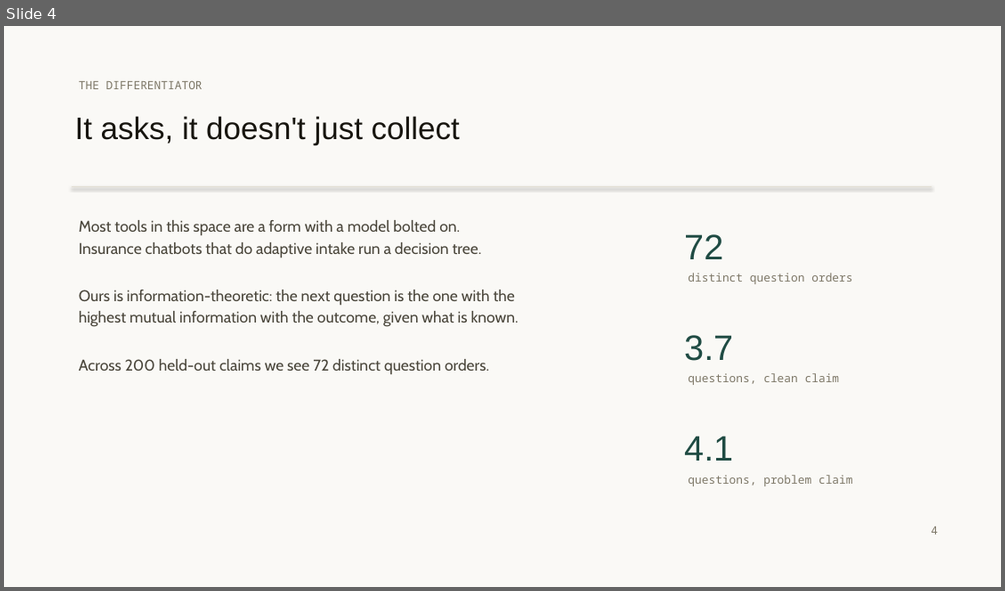
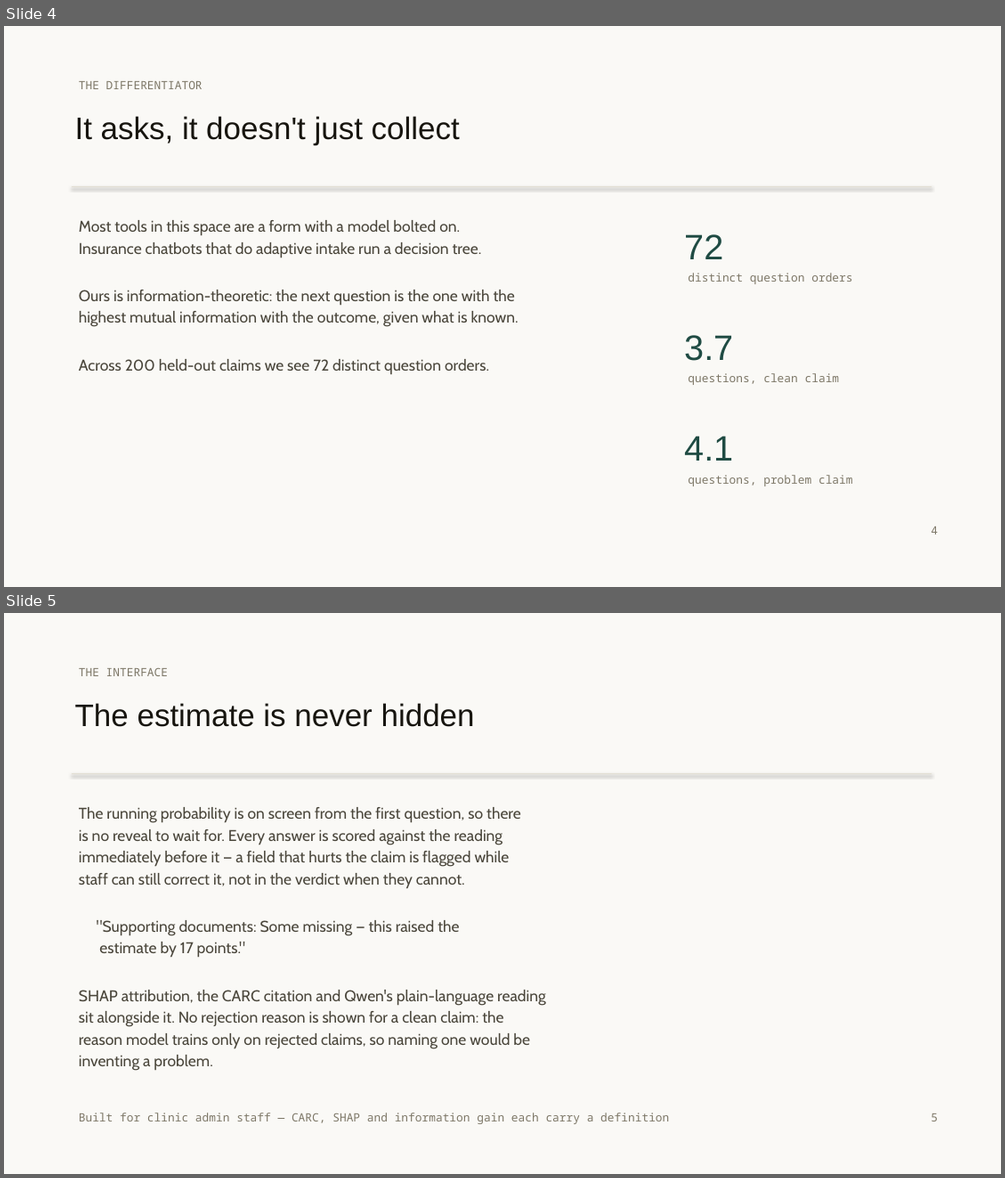
Before and after one commit to mirza-ahsan/tasdeeq-e-bima, a slide deck: docs/deck.pptx. Shown one above the other, each under a label of ours: slide 4 before the commit, slides 4 and 5 after it. The pictures are 1005x591 and 1005x1178 pixels, drawn with LibreOffice and Linux fonts; fonts in the diff are those of the drawing. Boxes give left, top, right and bottom in pixels: in the first picture for what was removed or moved away, otherwise in the second. Text is boxed around its words. In the diff, an @@ line names an element or a change of style, - is before the commit and + after.

Commit message:
Correct the deployment claim and add an interface slide
The description and the deck both said the system is "deployed on Alibaba
Cloud ECS". It is not, and was never going to be before the deadline — both
services are containerised and deployment.md is a tested runbook, which is
what they now say. A judge asking for the live URL should not find the
submission overstating itself.

The deck had eight slides and none of them showed what the thing does. Adds
one on the interface: the estimate visible from the first question, answers
scored against the reading before them, and no reason code invented for a
clean claim.

```diff
--- a/docs/deck.pptx
+++ b/docs/deck.pptx
@@ slide 5 added at [4,613,1001,1174], background #FAF9F6 @@
@@ text added at [79,668,168,676], 11 pt, text #7D7767 @@
+THE INTERFACE
@@ text added at [75,703,475,727], 30 pt, text #17150F @@
+The estimate is never hidden
@@ line added from (72, 774) to (931, 774), #E2DED2 0.75 pt @@
@@ text added at [79,807,546,1070], 15 pt, text #4A463B @@
+The running probability is on screen from the first question, so there
+is no reveal to wait for. Every answer is scored against the reading
+immediately before it — a field that hurts the claim is flagged while
+staff can still correct it, not in the verdict when they cannot.
+"Supporting documents: Some missing — this raised the
+estimate by 17 points."
+SHAP attribution, the CARC citation and Qwen's plain-language reading
+sit alongside it. No rejection reason is shown for a clean claim: the
+reason model trains only on rejected claims, so naming one would be
+inventing a problem.
@@ text added at [79,1112,669,1124], 11 pt, text #7D7767 @@
+Built for clinic admin staff — CARC, SHAP and information gain each carry a definition
@@ text added at [930,1113,938,1121], 11 pt, text #7D7767 @@
+5
```
Also in this commit, not shown: 4 slides changed, 3 other files.
